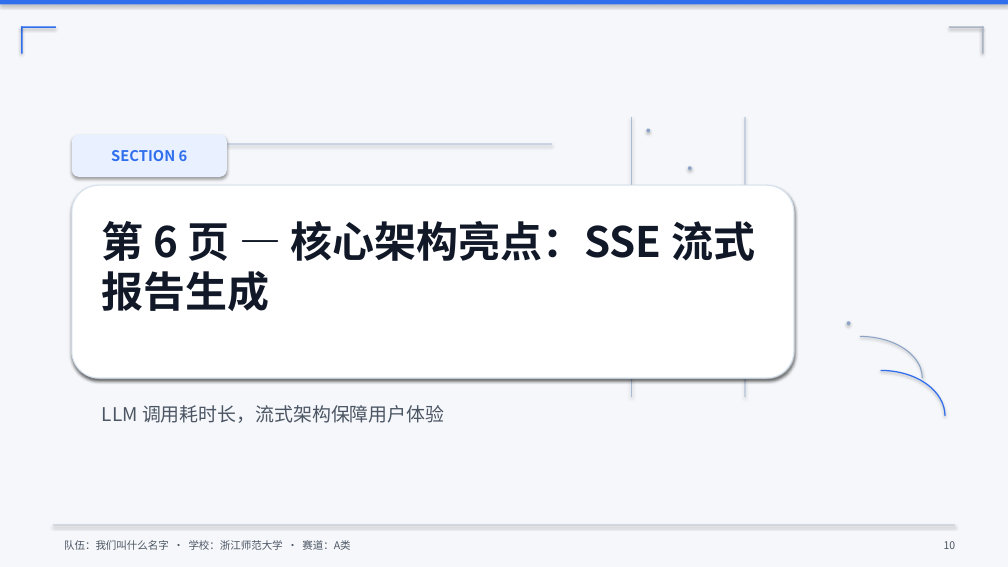
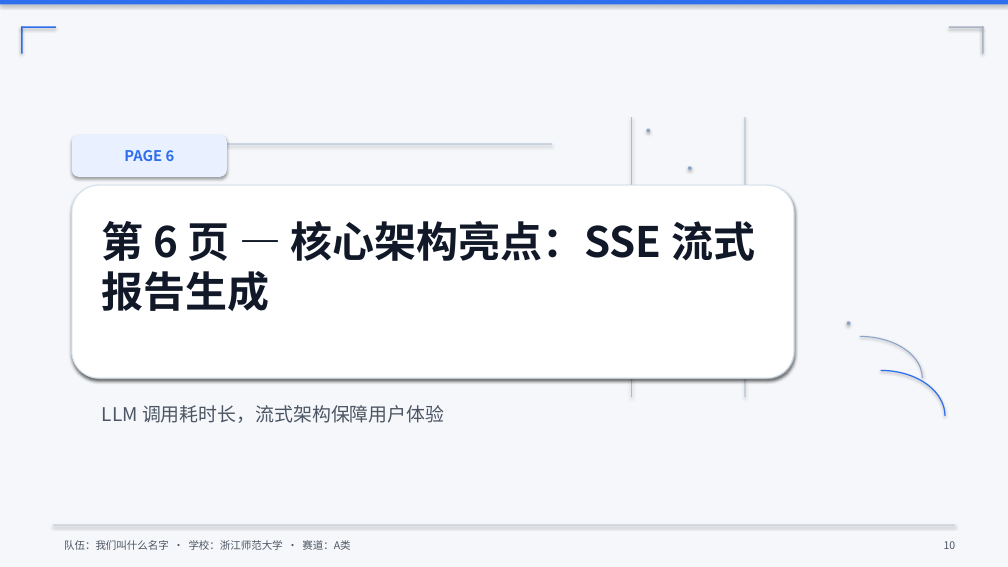
Before and after one commit to ltx-202432110105/quote, a slide deck: slide 11 of slides/competition.pptx. Drawn at 1008x567 pixels with LibreOffice and Linux fonts; fonts in the diff are those of the drawing. Boxes give left, top, right and bottom in pixels: in the first picture for what was removed or moved away, otherwise in the second. Text is boxed around its words. In the diff, an @@ line names an element or a change of style, - is before the commit and + after.

```diff
--- a/slides/competition.pptx
+++ b/slides/competition.pptx
@@ text in rounded rectangle at [124,150,175,161]: text changed @@
-SECTION 6
+PAGE 6
```
Also in this commit, not shown: 1 other slide changed, 1 other file.
